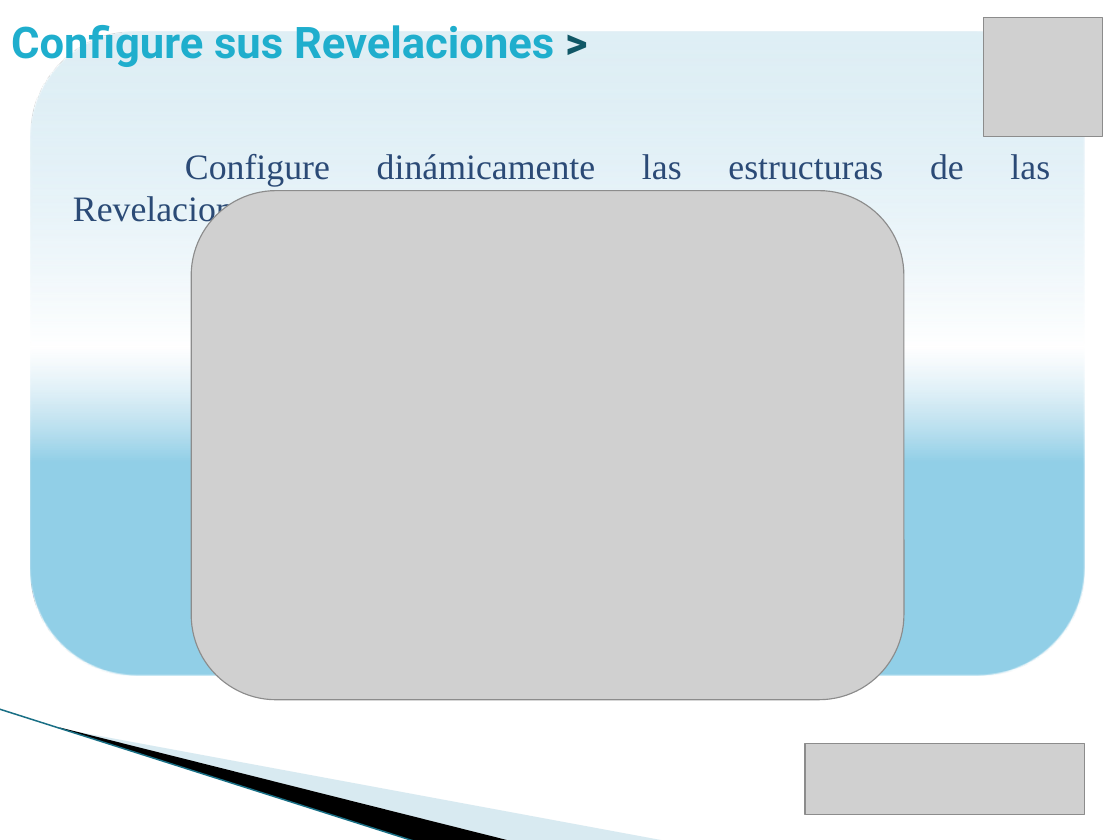
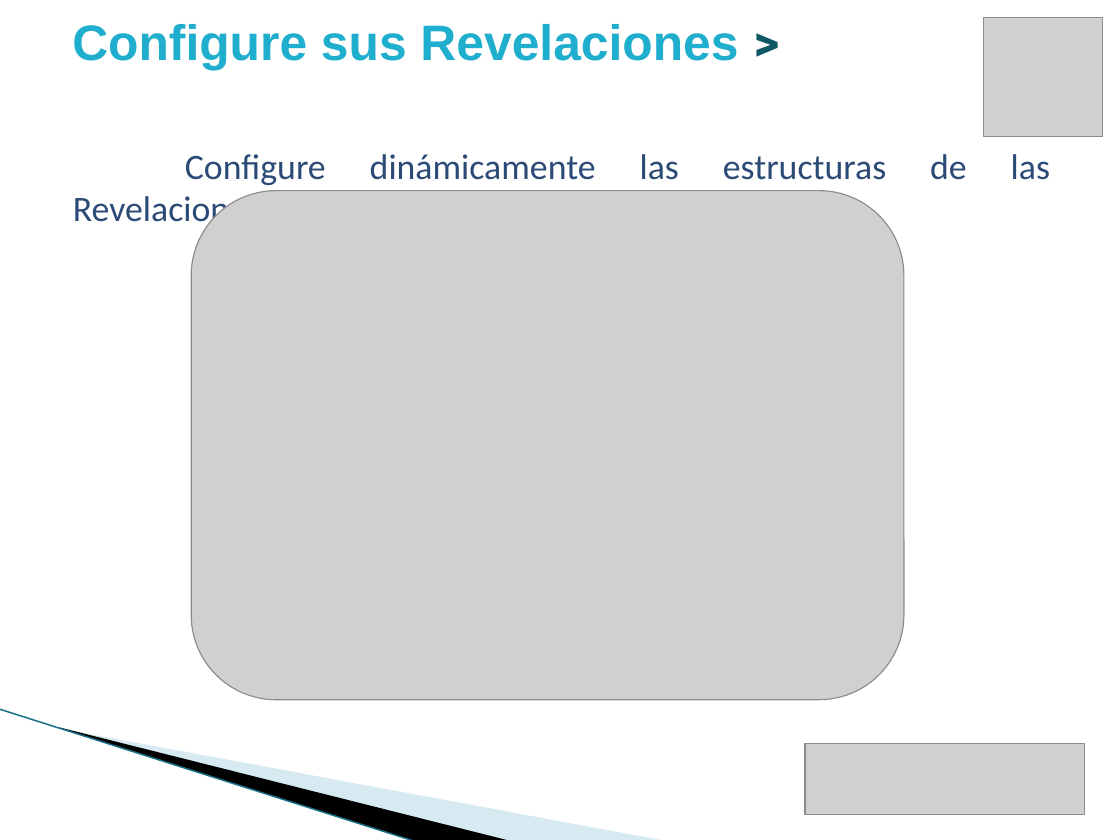
Before and after one commit to vicky1404/rev-ii, a slide deck: slide 13 of docs/comercial/brochure_2.pptx. Drawn at 1120x840 pixels with LibreOffice and Linux fonts; fonts in the diff are those of the drawing; grey boxes stand for pictures; background and template pictures are left out. Boxes give left, top, right and bottom in pixels: in the first picture for what was removed or moved away, otherwise in the second. Text is boxed around its words. In the diff, an @@ line names an element or a change of style, - is before the commit and + after.

```diff
--- a/docs/comercial/brochure_2.pptx
+++ b/docs/comercial/brochure_2.pptx
@@ title "Configure sus Revelaciones >": place and size @@
-title "Configure sus Revelaciones >" at [11,25,554,67]
+title "Configure sus Revelaciones >" at [72,24,738,71]
@@ title "Configure sus Revelaciones >" at [72,24,738,71]: size 28 to 32 pt, font Roboto to Arial @@
@@ rounded rectangle removed at [31,32,1085,676] @@
@@ text "Configure dinámicamente las estructuras de ..." at [73,154,886,232]: font Times New Roman to Calibri @@
```
Also in this commit, not shown: 23 other slides changed, 1 slide added.
